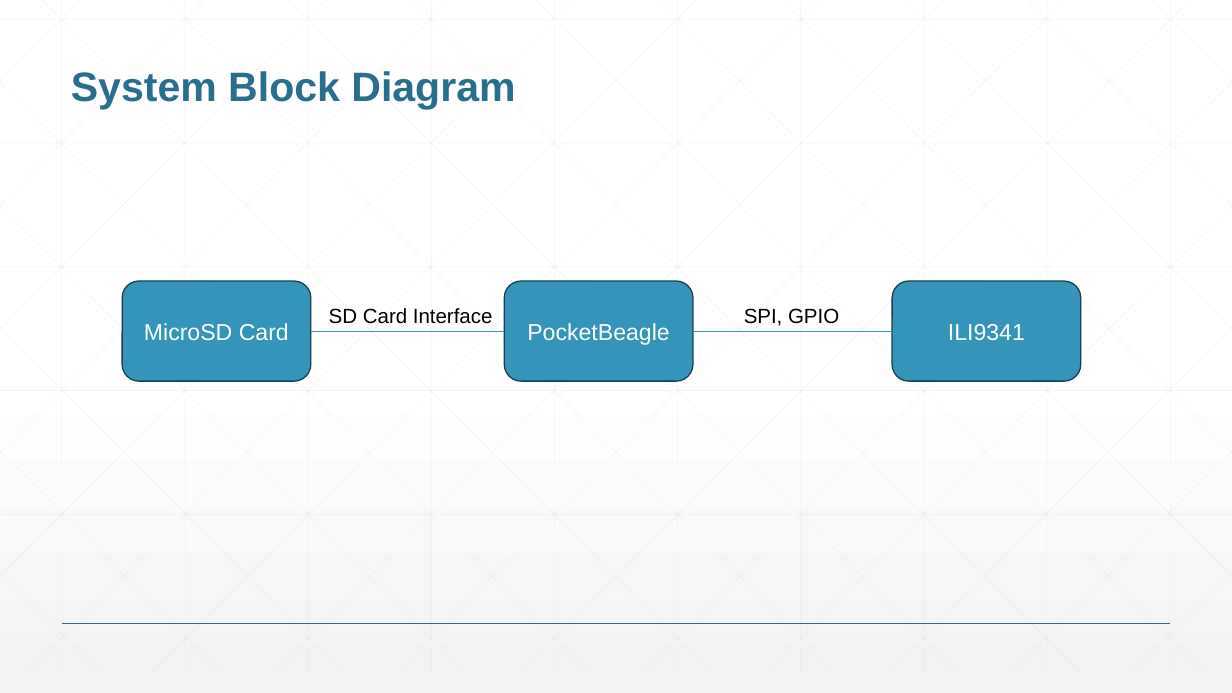
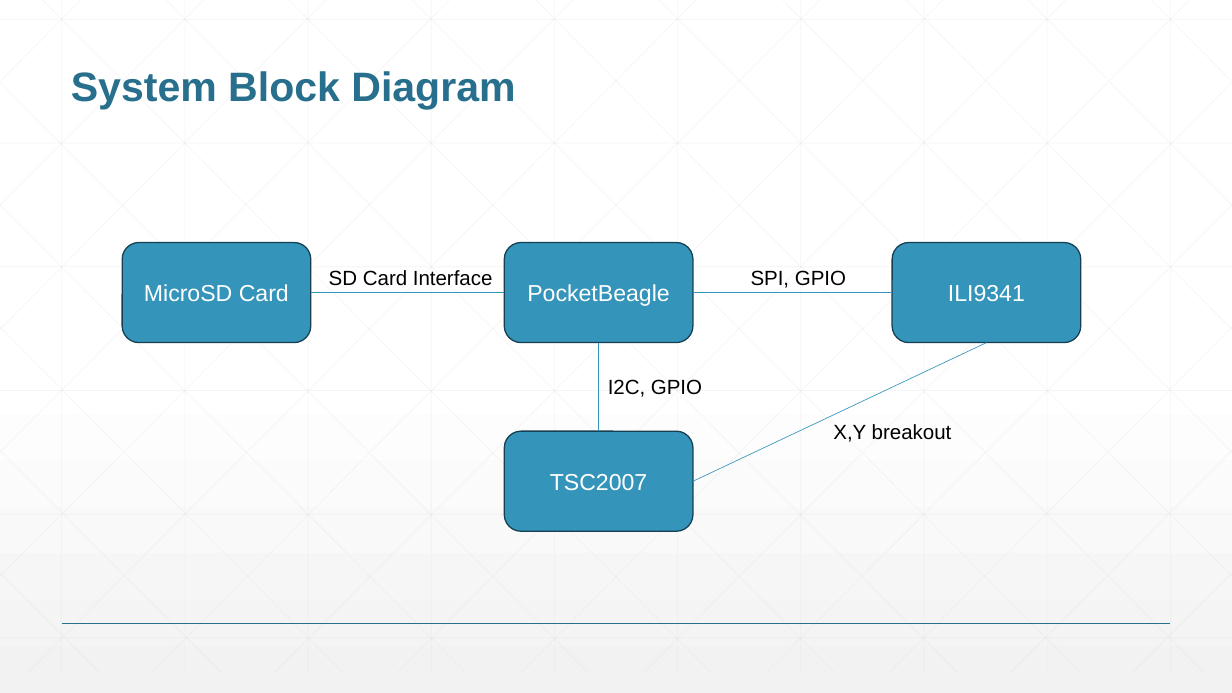
Before and after one commit to winsonlin8/EDES301, a slide deck: slide 3 of project_01/docs/lin_EDES301_project_01_proposal.pptx. Drawn at 1232x693 pixels with LibreOffice and Linux fonts; fonts in the diff are those of the drawing. Boxes give left, top, right and bottom in pixels: in the first picture for what was removed or moved away, otherwise in the second. Text is boxed around its words. In the diff, an @@ line names an element or a change of style, - is before the commit and + after.

```diff
--- a/project_01/docs/lin_EDES301_project_01_proposal.pptx
+++ b/project_01/docs/lin_EDES301_project_01_proposal.pptx
@@ text "SPI, GPIO": place and size @@
-text "SPI, GPIO" at bbox=[744, 308, 839, 326]
+text "SPI, GPIO" at bbox=[751, 270, 846, 288]
@@ 3 rounded rectangles, 2 lines, 1 text: place and size @@
-3 rounded rectangles, 2 lines, 1 text at bbox=[122, 281, 1081, 381]
+3 rounded rectangles, 2 lines, 1 text at bbox=[122, 242, 1081, 342]
@@ line added from (599, 343) to (599, 432), #3494BA 0.5 pt @@
@@ line added from (693, 482) to (987, 343), #3494BA 0.5 pt @@
@@ text added at bbox=[608, 379, 702, 397], 16 pt, text #000000 @@
+I2C, GPIO
@@ rounded rectangle added at bbox=[505, 432, 693, 531], fill #3494BA, outline #174152 1 pt, 18 pt, text #FFFFFF @@
+TSC2007
@@ text added at bbox=[833, 424, 952, 442], 16 pt, text #000000 @@
+X,Y breakout
```
Also in this commit, not shown: 2 other slides changed.
